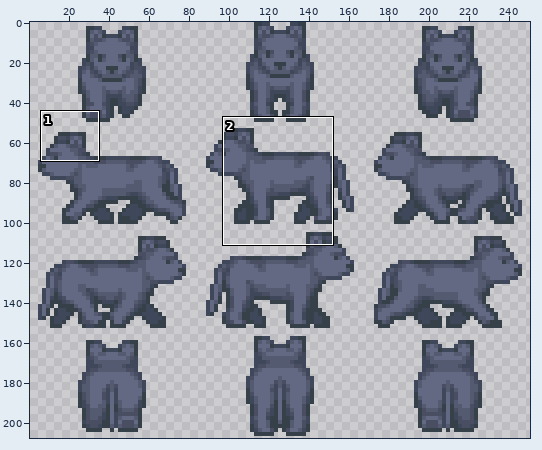
Edited in one commit: sprite sheet (src/main/resources/images/animated/panther.png). Above, an overview of the earlier version with the close-up marked.
Close-up. Old version:
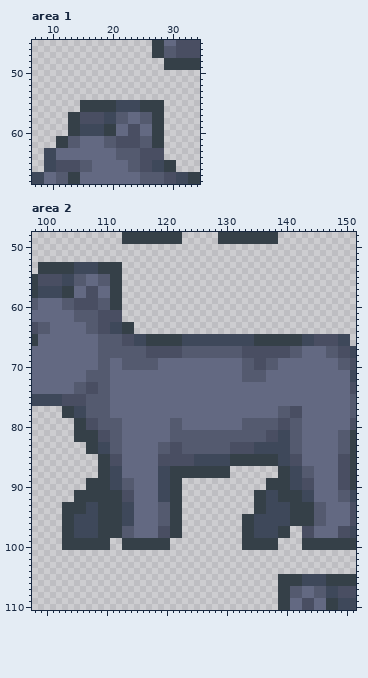
The file is 252x208 pixels. Shown: area 1: x 7..34, y 45..68; area 2: x 98..151, y 48..110. The old version is drawn lined up with the new one. The wide view leaves out empty margins. The commit also changed other parts of the picture, which this record leaves out.
Now the later version:
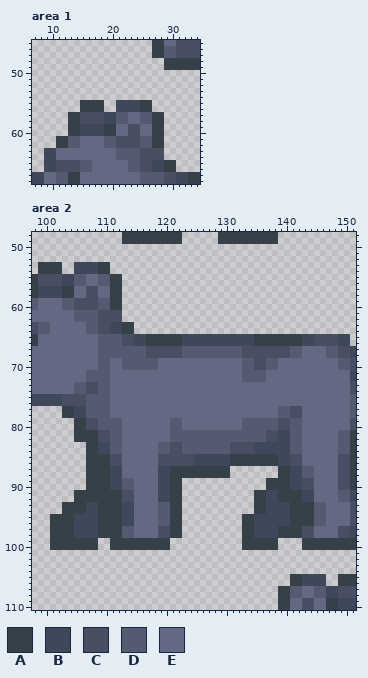
Palette (. is transparent): A #354048  B #3e485a  C #494e62  D #545a6f  E #636982
What changed:
drawings rearranged on the sheet (the old picture shows each at its new place)
Area 1:
Colour A is gone in rows 55 to 56 at x 19 to 20 and 27 to 28.
Area 2:
Colour A now appears in rows 85 to 88 at x 107 to 108; in rows 95 to 96 at x 101 to 102; in rows 97 to 98 at x 101 to 102 and 141 to 142; in rows 99 to 100 at x 101 to 102 and 111 to 112.
Colour A is gone in rows 53 to 54 at x 103 to 104 and 111 to 112; in rows 99 to 100 at x 109 to 110; in rows 105 to 106 at x 139 to 140 and 147 to 148.
